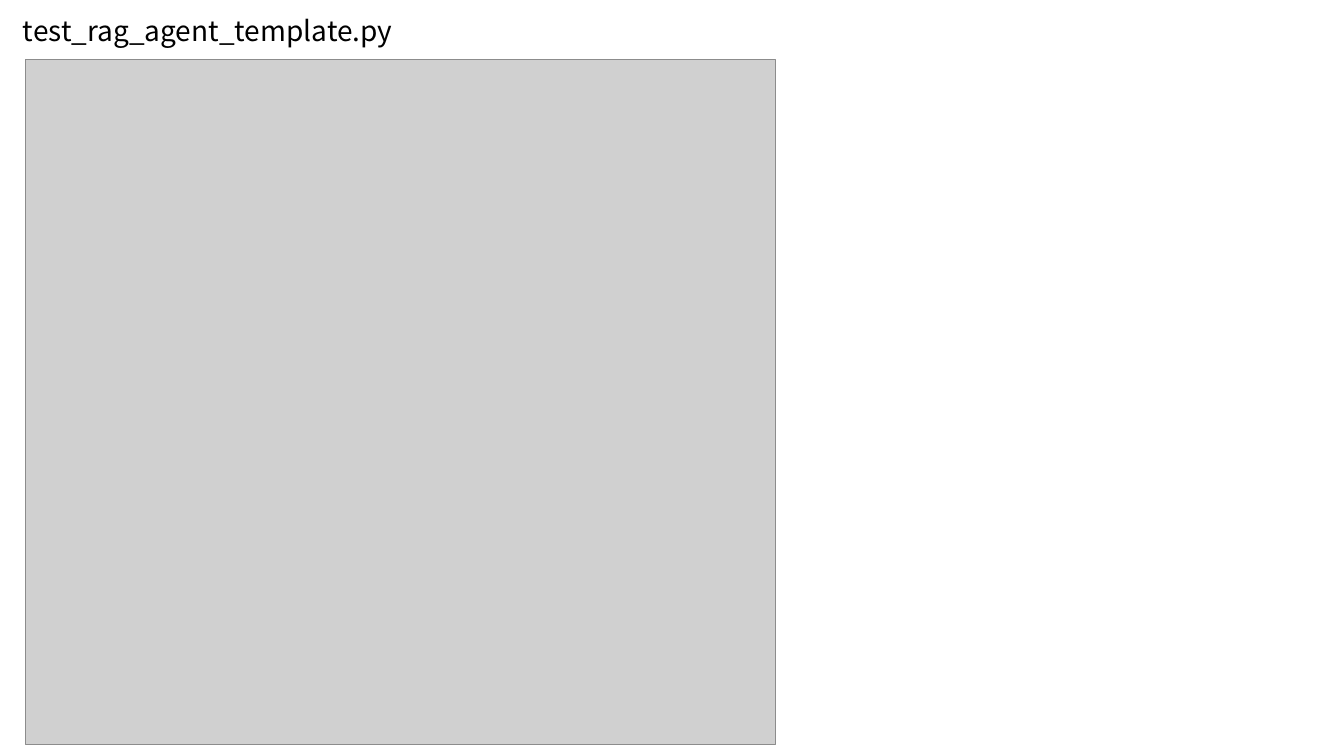
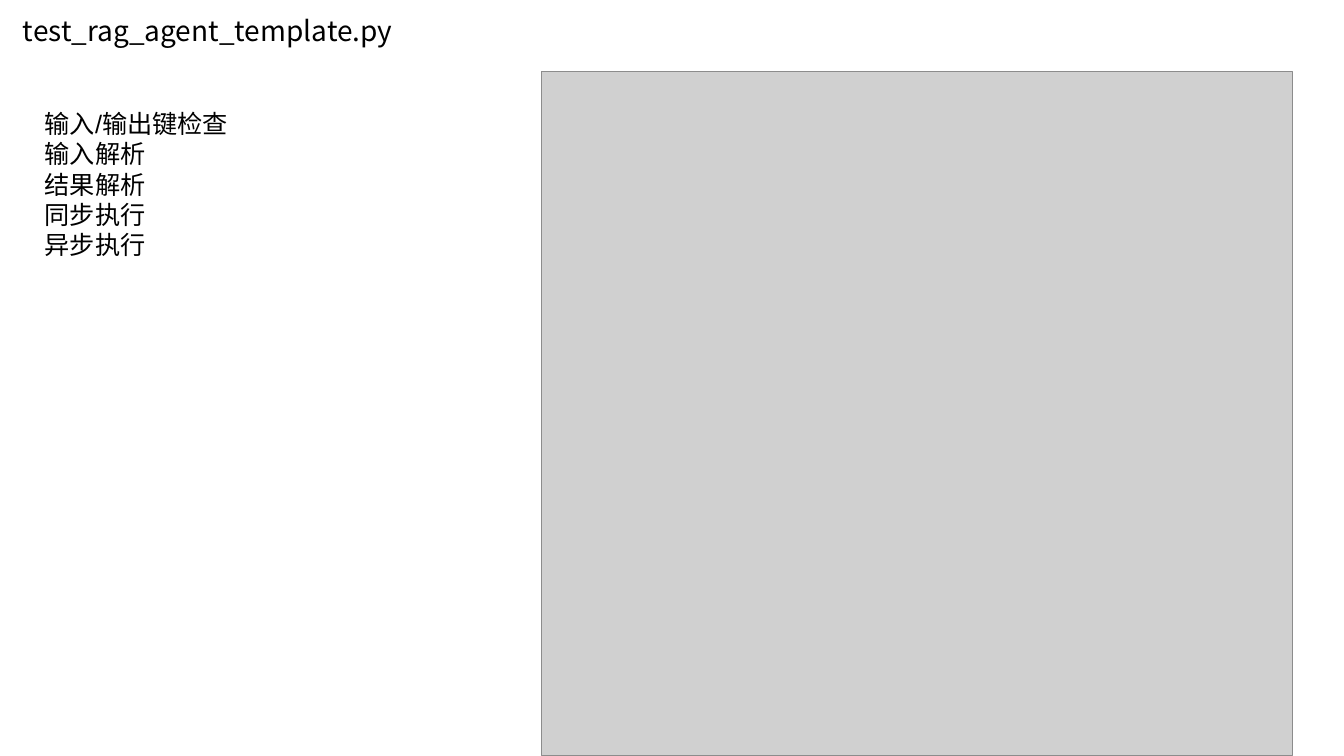
Before and after one commit to C32-SoundTech/SoundTech, a slide deck: slide 4 of docs/wswCR7/软工实践-11-13.pptx. Drawn at 1344x756 pixels with LibreOffice and Linux fonts; fonts in the diff are those of the drawing; grey boxes stand for pictures. Boxes give left, top, right and bottom in pixels: in the first picture for what was removed or moved away, otherwise in the second. Text is boxed around its words. In the diff, an @@ line names an element or a change of style, - is before the commit and + after.

```diff
--- a/docs/wswCR7/软工实践-11-13.pptx
+++ b/docs/wswCR7/软工实践-11-13.pptx
@@ picture: place and size @@
-picture at box(25, 59, 775, 744)
+picture at box(541, 72, 1292, 756)
@@ text added at box(45, 111, 228, 256), 18 pt, text #000000 @@
+输入/输出键检查
+输入解析
+结果解析
+同步执行
+异步执行
```
Also in this commit, not shown: 3 other slides changed.
